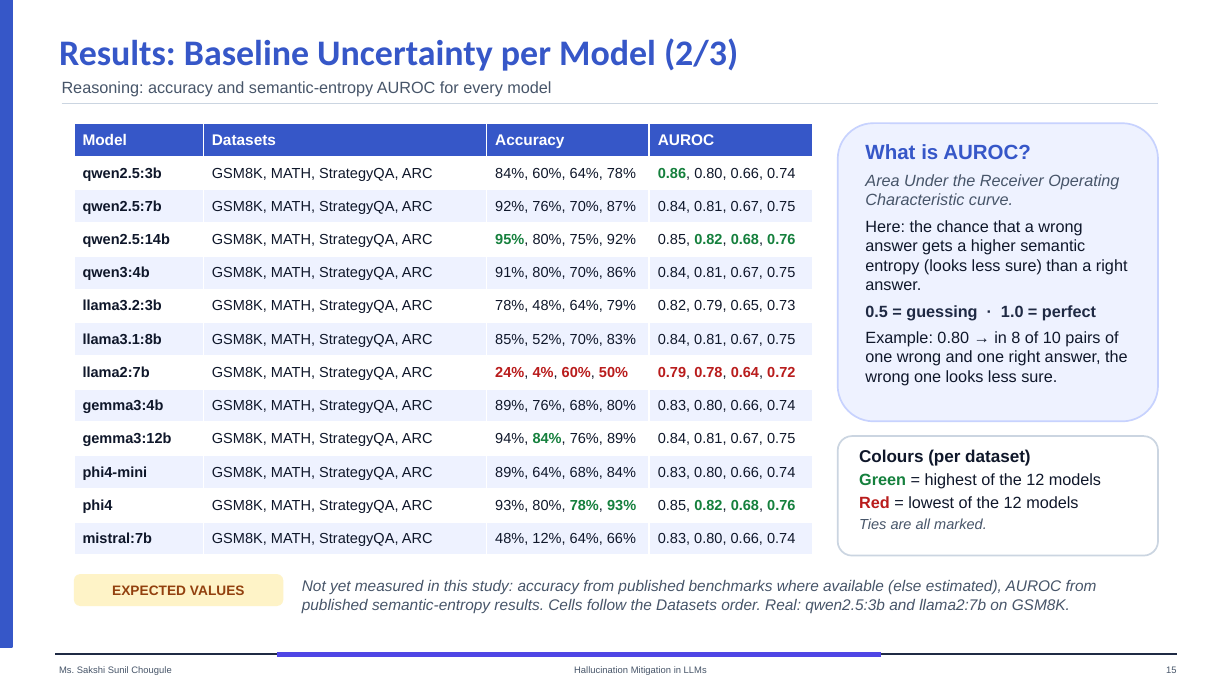
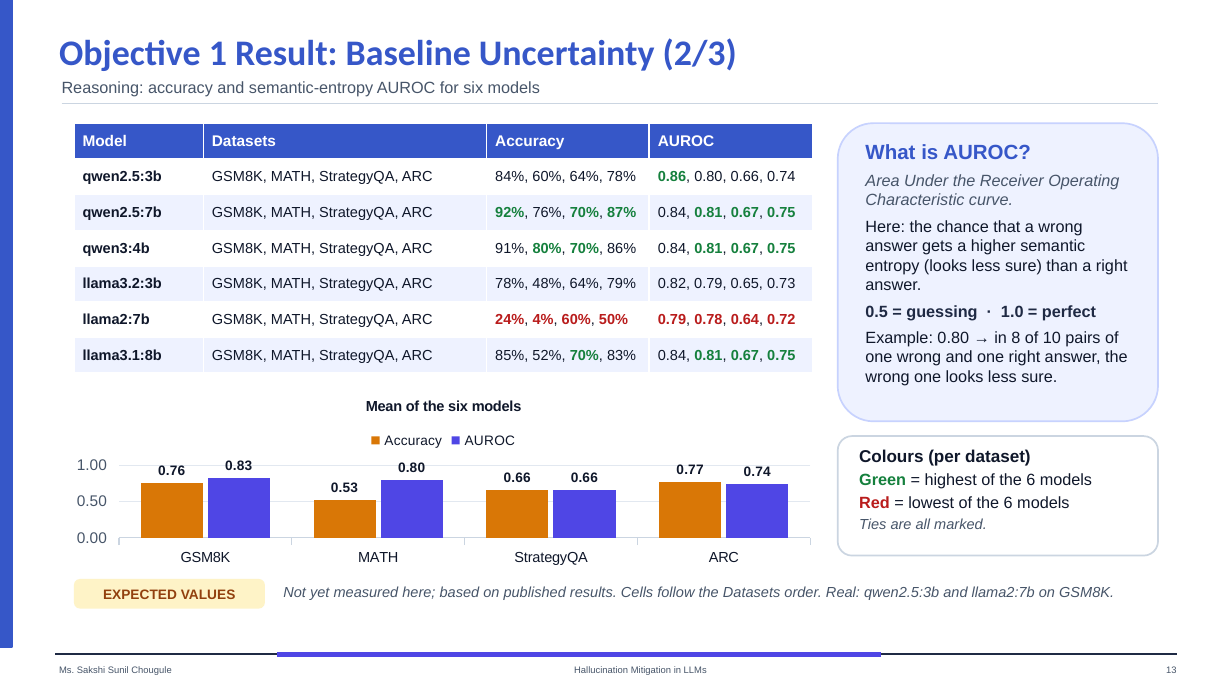
Before and after one commit to Hemant-Shashikant-Yadav/LLM-Hallucination, a slide deck: slide 13 of uncertainty/presentation/Phase1_Uncertainty_Study.pptx (slide 15 before the commit). Drawn at 1232x693 pixels with LibreOffice and Linux fonts; fonts in the diff are those of the drawing. Boxes give left, top, right and bottom in pixels: in the first picture for what was removed or moved away, otherwise in the second. Text is boxed around its words. In the diff, an @@ line names an element or a change of style, - is before the commit and + after.

```diff
--- a/uncertainty/presentation/Phase1_Uncertainty_Study.pptx
+++ b/uncertainty/presentation/Phase1_Uncertainty_Study.pptx
@@ text at [59,38,737,71]: text changed @@
-Results: Baseline Uncertainty per Model (2/3)
+Objective 1 Result: Baseline Uncertainty (2/3)
@@ text at [62,81,540,97]: text changed @@
-Reasoning: accuracy and semantic-entropy AUROC for every model
+Reasoning: accuracy and semantic-entropy AUROC for six models
@@ table at [74,123,813,373] @@
-row 4: qwen2.5:14b | GSM8K, MATH, StrategyQA, ARC | 95%, 80%, 75%, 92% | 0.85, 0.82, 0.68, 0.76
+row 6: llama2:7b | GSM8K, MATH, StrategyQA, ARC | 24%, 4%, 60%, 50% | 0.79, 0.78, 0.64, 0.72
-row 8: llama2:7b | GSM8K, MATH, StrategyQA, ARC | 24%, 4%, 60%, 50% | 0.79, 0.78, 0.64, 0.72
-row 9: gemma3:4b | GSM8K, MATH, StrategyQA, ARC | 89%, 76%, 68%, 80% | 0.83, 0.80, 0.66, 0.74
-row 10: gemma3:12b | GSM8K, MATH, StrategyQA, ARC | 94%, 84%, 76%, 89% | 0.84, 0.81, 0.67, 0.75
-row 11: phi4-mini | GSM8K, MATH, StrategyQA, ARC | 89%, 64%, 68%, 84% | 0.83, 0.80, 0.66, 0.74
-row 12: phi4 | GSM8K, MATH, StrategyQA, ARC | 93%, 80%, 78%, 93% | 0.85, 0.82, 0.68, 0.76
-row 13: mistral:7b | GSM8K, MATH, StrategyQA, ARC | 48%, 12%, 64%, 66% | 0.83, 0.80, 0.66, 0.74
@@ column chart added at [62,384,825,569] @@
+title "Mean of the six models"
+categories: GSM8K, MATH, StrategyQA, ARC
+Accuracy: 0.76, 0.53, 0.66, 0.77
+AUROC: 0.83, 0.8, 0.66, 0.74
@@ text in rounded rectangle at [859,473,1092,508]: text changed @@
-Green = highest of the 12 models
-Red = lowest of the 12 models
+Green = highest of the 6 models
+Red = lowest of the 6 models
@@ rounded rectangle "EXPECTED VALUES": place and size @@
-rounded rectangle "EXPECTED VALUES" at [74,574,283,606]
+rounded rectangle "EXPECTED VALUES" at [74,579,265,609]
@@ text at [283,586,1114,600]: text changed; size 9 to 8.5 pt @@
-Not yet measured in this study: accuracy from published benchmarks where available (else estimated), AUROC from published semantic-entropy results. Cells follow the Datasets order. Real: qwen2.5:3b and llama2:7b on GSM8K.
+Not yet measured here; based on published results. Cells follow the Datasets order. Real: qwen2.5:3b and llama2:7b on GSM8K.
```
Also in this commit, not shown: 11 other slides changed, 3 slides added, 1 slide removed, 2 other files.
